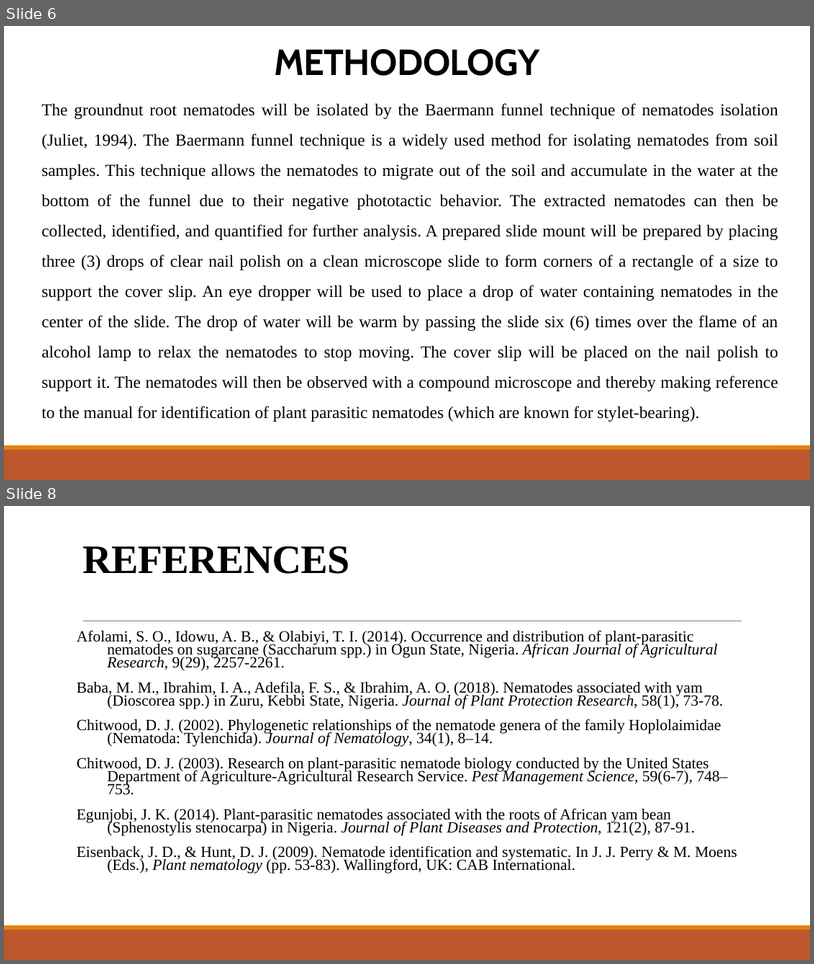
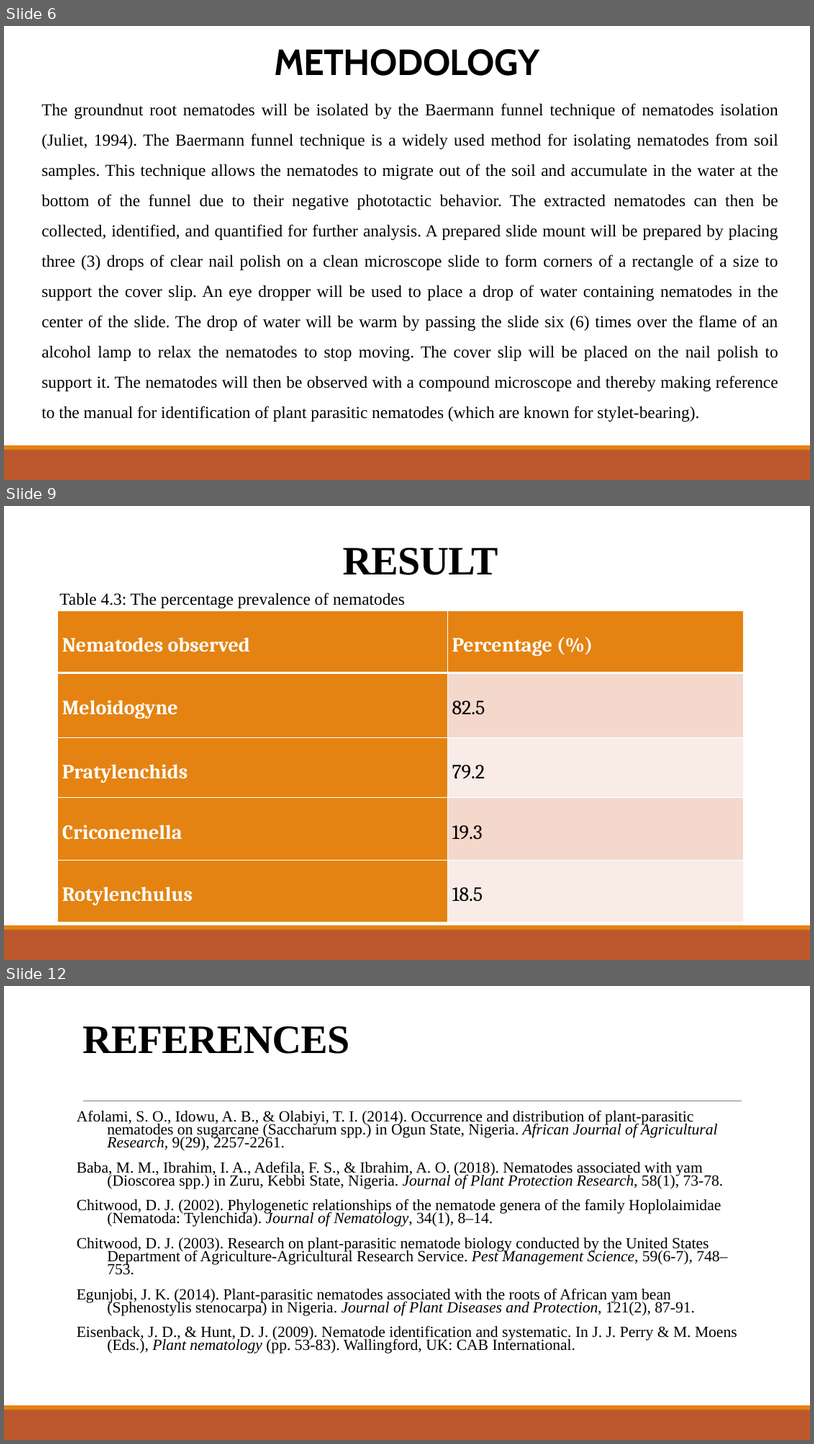
Before and after one commit to Akamshu/documents, a slide deck: PROJECT 2023/EB/GLORY/POWERPOINT.pptx. Shown one above the other, each under a label of ours: slides 6 and 8 before the commit, slides 6, 9 and 12 after it; the slides between them are not shown. The pictures are 814x964 and 814x1444 pixels, drawn with LibreOffice and Linux fonts; fonts in the diff are those of the drawing. Boxes give left, top, right and bottom in pixels: in the first picture for what was removed or moved away, otherwise in the second. Text is boxed around its words. In the diff, an @@ line names an element or a change of style, - is before the commit and + after.

```diff
--- a/PROJECT 2023/EB/GLORY/POWERPOINT.pptx
+++ b/PROJECT 2023/EB/GLORY/POWERPOINT.pptx
@@ slide 9 added at (4, 506, 810, 960), background #FFFFFF; not listed: 3 template elements that a slide beside it also shows @@
@@ title added at (343, 548, 499, 575), 48 pt, text #000000, bold @@
+RESULT
@@ table added at (58, 610, 744, 921), 5 rows, 2 columns @@
+Nematodes observed | Percentage (%)
+Meloidogyne | 82.5
+Pratylenchids | 79.2
+Criconemella | 19.3
+Rotylenchulus | 18.5
@@ text added at (59, 592, 405, 608), 20 pt, text #000000 @@
+Table 4.3: The percentage prevalence of nematodes
@@ what was slide 8 is now slide 12 @@
```
Also in this commit, not shown: 2 slides changed, 4 other slides added, 1 slide removed, 30 other files.
